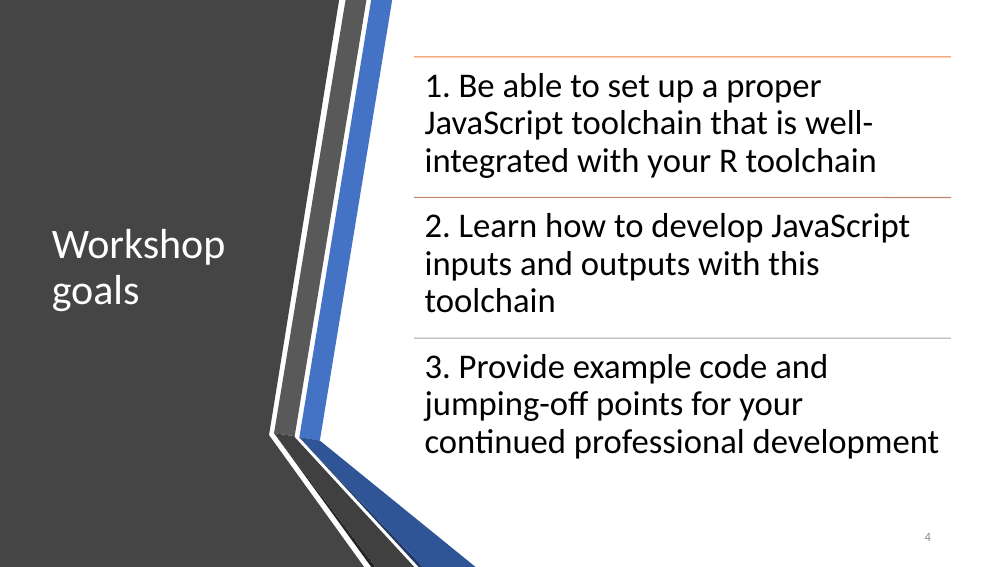
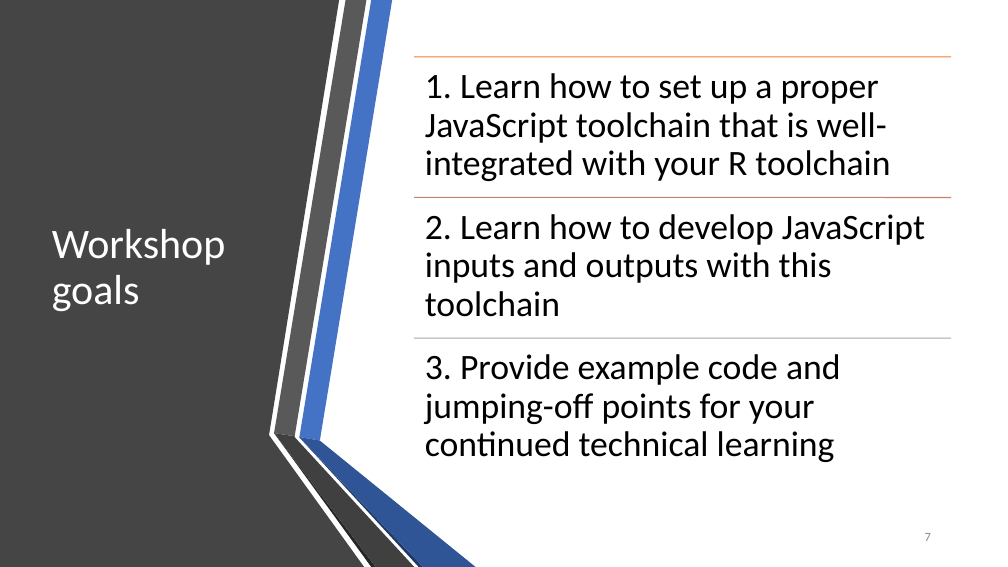
Before and after one commit to rdavidhall3/r-pharma-js-toolchain-2022, a slide deck: slide 7 of workshop/RPharma_2022_Hall_v2.pptx (slide 4 before the commit). Drawn at 1008x567 pixels with LibreOffice and Linux fonts; fonts in the diff are those of the drawing. Boxes give left, top, right and bottom in pixels: in the first picture for what was removed or moved away, otherwise in the second. Text is boxed around its words. In the diff, an @@ line names an element or a change of style, - is before the commit and + after.

```diff
--- a/workshop/RPharma_2022_Hall_v2.pptx
+++ b/workshop/RPharma_2022_Hall_v2.pptx
@@ text at <box>425,73,890,181</box>: text changed; size 33 to 34 pt @@
-1. Be able to set up a proper JavaScript toolchain that is well-integrated with your R toolchain
+1. Learn how to set up a proper JavaScript toolchain that is well-integrated with your R toolchain
@@ text "2. Learn how to develop ..." at <box>425,214,925,317</box>: size 33 to 34 pt @@
@@ text at <box>425,354,841,462</box>: text changed; size 33 to 34 pt @@
-3. Provide example code and jumping-off points for your continued professional development
+3. Provide example code and jumping-off points for your continued technical learning
@@ page number at <box>925,533,931,541</box>: text changed @@
-4
+7
```
Also in this commit, not shown: 8 other slides changed, 2 slides added, 1 slide removed.
